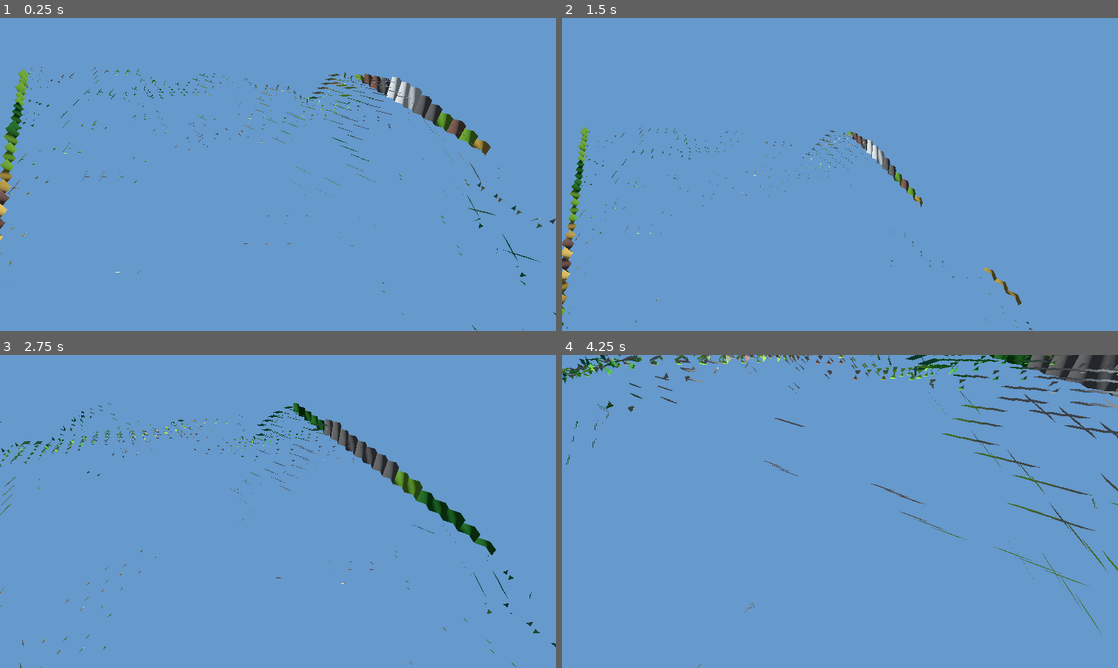
Above: before the commit, frames 1-4 (two rows, left to right).
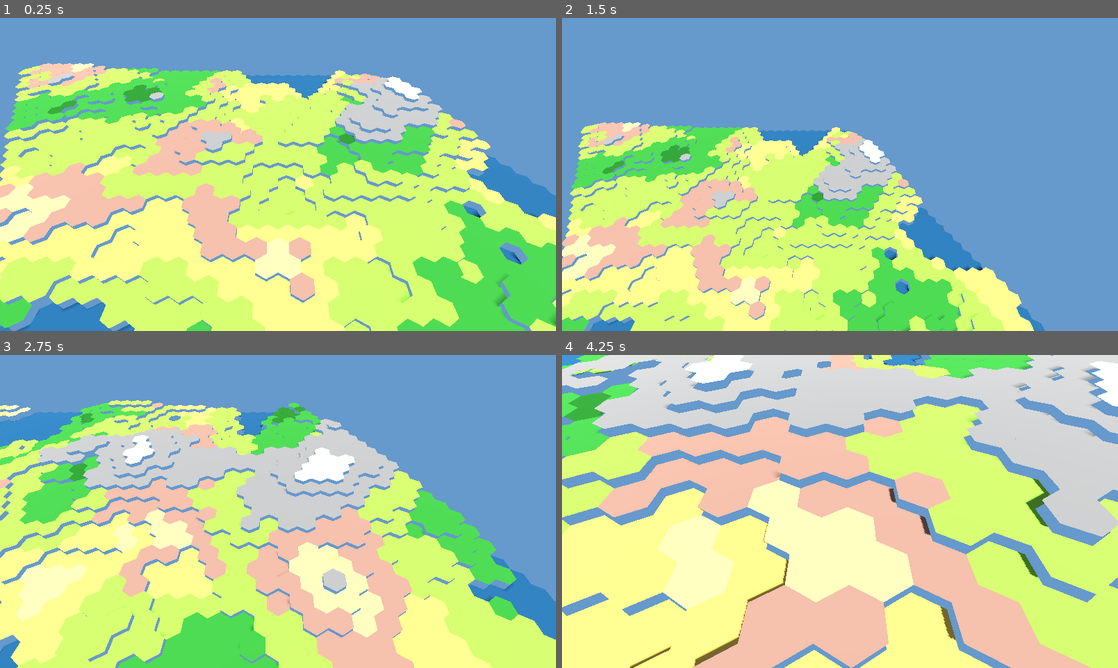
Above: after the commit, the same moments.

Repository: bobum/hexgame
Game: Godot game, scene res://scenes/main.tscn
Two runs of this game, one before a commit and one after it. Both use one fixed random seed, a clock stepped at 60 frames per second and the inputs below.
Inputs:
- Up to frame 1 (0.25 s): no input
- Up to frame 2 (1.5 s): tap Enter at 0.5 s; hold D 0.53-1.28 s; hold Q 0.53-1.28 s; hold S from 1.28 s (still down); tap E at 1.35 s
- Up to frame 3 (2.75 s): release S at 2.03 s; hold D from 2.03 s (still down); tap R at 2.1 s
- Up to frame 4 (4.25 s): release D at 2.78 s; hold W 2.78-3.53 s; tap Q at 2.85 s; hold A from 3.53 s (still down); hold E from 3.53 s (still down)

The runs differ from the first frame. In frame 1, 72% of the frame differs, in the area x 0-100%, y 14-100%; in frame 2, 43%; in frame 3, 66%; in frame 4, 89%, in the area x 0-100%, y 0-100%.

Commit message:
Fix Godot terrain rendering with correct triangle winding
- Use full hexagon geometry instead of solid/blend regions for MVP
- Fix triangle winding order for Godot (CW for upward-facing)
- Use SurfaceTool for proper mesh building with vertex colors
- Add debug output showing vertex/triangle counts

The terrain now renders correctly with proper hex shapes,
elevation, and terrain colors.

Co-Authored-By: Claude Opus 4.5 <noreply@anthropic.com>

Diff:
--- a/godot/src/rendering/hex_mesh_builder.gd
+++ b/godot/src/rendering/hex_mesh_builder.gd
@@ -31,6 +31,7 @@
 	for cell in grid.get_all_cells():
 		build_cell(cell, grid)
 
+	print("Built mesh: %d vertices, %d triangles" % [vertices.size(), vertices.size() / 3])
 	return _create_mesh()
 
 
@@ -39,40 +40,8 @@
 	var center = cell.get_world_position()
 	var base_color = cell.get_color()
 
-	# Build solid center hexagon
-	_build_top_face(center, base_color)
-
-	# Build edge connections
-	for dir in range(6):
-		var neighbor = grid.get_neighbor(cell, dir)
-		var edge_index = _get_edge_index_for_direction(dir)
-
-		if neighbor == null:
-			# Edge of map - cliff
-			var wall_height = (cell.elevation - HexMetrics.MIN_ELEVATION) * HexMetrics.ELEVATION_STEP
-			if wall_height > 0:
-				_build_cliff(center, edge_index, wall_height, base_color)
-		else:
-			var elevation_diff = cell.elevation - neighbor.elevation
-			var neighbor_center = neighbor.get_world_position()
-			var neighbor_color = neighbor.get_color()
-
-			if elevation_diff == 1:
-				# Single level - terraced slope
-				_build_terraced_slope(center, neighbor_center, edge_index, base_color, neighbor_color)
-			elif elevation_diff > 1:
-				# Multi-level cliff
-				_build_flat_cliff(center, neighbor_center, edge_index, base_color, neighbor_color)
-			elif elevation_diff == 0 and dir <= 2:
-				# Same level - flat bridge
-				_build_flat_edge(center, neighbor_center, edge_index, base_color, neighbor_color)
-
-		# Build corners (directions 0 and 1 only)
-		if dir <= 1:
-			var prev_dir = (dir + 5) % 6
-			var prev_neighbor = grid.get_neighbor(cell, prev_dir)
-			if neighbor and prev_neighbor:
-				_build_corner(cell, center, base_color, dir, neighbor, prev_neighbor)
+	# Build FULL hexagon (not just solid center) to eliminate gaps
+	_build_full_hex(center, base_color)
 
 
 func _get_edge_index_for_direction(dir: int) -> int:
@@ -80,18 +49,32 @@
 	return dir_to_edge[dir]
 
 
-func _build_top_face(center: Vector3, color: Color) -> void:
-	var solid = HexMetrics.SOLID_FACTOR
-
+## Build full hexagon at full radius (no solid/blend regions)
+func _build_full_hex(center: Vector3, color: Color) -> void:
 	for i in range(6):
 		var c1 = corners[i]
 		var c2 = corners[(i + 1) % 6]
 
 		var v1 = center
+		var v2 = Vector3(center.x + c1.x, center.y, center.z + c1.z)
+		var v3 = Vector3(center.x + c2.x, center.y, center.z + c2.z)
+
+		# CW winding for upward-facing in Godot
+		_add_triangle(v1, v2, v3, color)
+
+
+func _build_top_face(center: Vector3, color: Color) -> void:
+	var solid = HexMetrics.SOLID_FACTOR
+
+	for i in range(6):
+		var c1 = corners[i]
+		var c2 = corners[(i + 1) % 6]
+
+		var v1 = center
 		var v2 = Vector3(center.x + c1.x * solid, center.y, center.z + c1.z * solid)
 		var v3 = Vector3(center.x + c2.x * solid, center.y, center.z + c2.z * solid)
 
-		_add_triangle(v1, v2, v3, color)
+		_add_triangle_with_colors(v1, color, v2, color, v3, color)
 
 
 func _build_cliff(center: Vector3, edge_index: int, height: float, color: Color) -> void:
@@ -135,8 +118,8 @@
 		var c_next = HexMetrics.terrace_color_lerp(begin_color, end_color, step)
 
 		var avg_color = c_current.lerp(c_next, 0.5)
-		_add_triangle(v1, v4, v3, avg_color)
-		_add_triangle(v1, v2, v4, avg_color)
+		_add_triangle_with_colors(v1, avg_color, v4, avg_color, v3, avg_color)
+		_add_triangle_with_colors(v1, avg_color, v2, avg_color, v4, avg_color)
 
 		v1 = v3
 		v2 = v4
@@ -160,8 +143,8 @@
 	var v4 = Vector3(neighbor_center.x + oc1.x * solid, neighbor_center.y, neighbor_center.z + oc1.z * solid)
 
 	var blend_color = color.lerp(neighbor_color, 0.5)
-	_add_triangle(v1, v2, v4, blend_color)
-	_add_triangle(v1, v4, v3, blend_color)
+	_add_triangle_with_colors(v1, blend_color, v2, blend_color, v4, blend_color)
+	_add_triangle_with_colors(v1, blend_color, v4, blend_color, v3, blend_color)
 
 
 func _build_flat_edge(center: Vector3, neighbor_center: Vector3, edge_index: int,
@@ -181,8 +164,8 @@
 	var v4 = Vector3(neighbor_center.x + oc1.x * solid, neighbor_center.y, neighbor_center.z + oc1.z * solid)
 
 	var blend_color = color.lerp(neighbor_color, 0.5)
-	_add_triangle(v1, v2, v4, blend_color)
-	_add_triangle(v1, v4, v3, blend_color)
+	_add_triangle_with_colors(v1, blend_color, v2, blend_color, v4, blend_color)
+	_add_triangle_with_colors(v1, blend_color, v4, blend_color, v3, blend_color)
 
 
 ## Build corner geometry where three hexes meet
@@ -457,7 +440,7 @@
 	_add_triangle_with_colors(v2, c2, left, left_color, boundary, boundary_color)
 
 
-## Add triangle with per-vertex colors (auto-corrects winding)
+## Add triangle with per-vertex colors (auto-corrects winding for Godot)
 func _add_triangle_with_colors(
 		v1: Vector3, c1: Color,
 		v2: Vector3, c2: Color,
@@ -473,7 +456,9 @@
 		(c1.b + c2.b + c3.b) / 3.0
 	)
 
-	if normal.y < 0:
+	# Godot uses CW winding for front faces when viewed from above
+	# Swap if normal points UP (need it to point down for correct front face)
+	if normal.y > 0:
 		_add_triangle(v1, v3, v2, avg_color)
 	else:
 		_add_triangle(v1, v2, v3, avg_color)
@@ -497,20 +482,9 @@
 
 
 func _add_triangle(v1: Vector3, v2: Vector3, v3: Vector3, color: Color) -> void:
-	# Check winding and correct if needed
-	var edge1 = v2 - v1
-	var edge2 = v3 - v1
-	var normal = edge1.cross(edge2)
-
-	if normal.y < 0:
-		# Reverse winding
-		vertices.append(v1)
-		vertices.append(v3)
-		vertices.append(v2)
-	else:
-		vertices.append(v1)
-		vertices.append(v2)
-		vertices.append(v3)
+	vertices.append(v1)
+	vertices.append(v2)
+	vertices.append(v3)
 
 	colors.append(color)
 	colors.append(color)
@@ -523,17 +497,20 @@
 
 
 func _create_mesh() -> ArrayMesh:
-	var mesh = ArrayMesh.new()
-	var arrays = []
-	arrays.resize(Mesh.ARRAY_MAX)
-	arrays[Mesh.ARRAY_VERTEX] = vertices
-	arrays[Mesh.ARRAY_COLOR] = colors
-	arrays[Mesh.ARRAY_INDEX] = indices
-
-	mesh.add_surface_from_arrays(Mesh.PRIMITIVE_TRIANGLES, arrays)
-
-	# Generate normals
+	# Use SurfaceTool to build the mesh properly
 	var st = SurfaceTool.new()
-	st.create_from(mesh, 0)
+	st.begin(Mesh.PRIMITIVE_TRIANGLES)
+
+	# Add each triangle
+	var num_triangles = vertices.size() / 3
+	for i in range(num_triangles):
+		var idx = i * 3
+		st.set_color(colors[idx])
+		st.add_vertex(vertices[idx])
+		st.set_color(colors[idx + 1])
+		st.add_vertex(vertices[idx + 1])
+		st.set_color(colors[idx + 2])
+		st.add_vertex(vertices[idx + 2])
+
 	st.generate_normals()
 	return st.commit()
